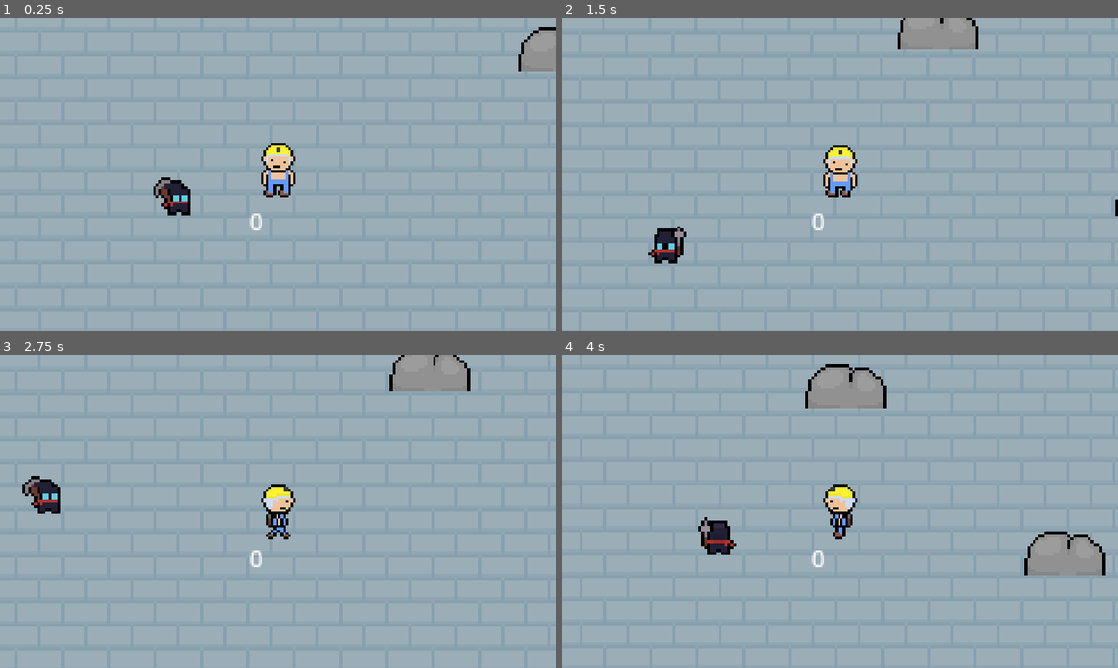
Above: before the commit, frames 1-4 (two rows, left to right).
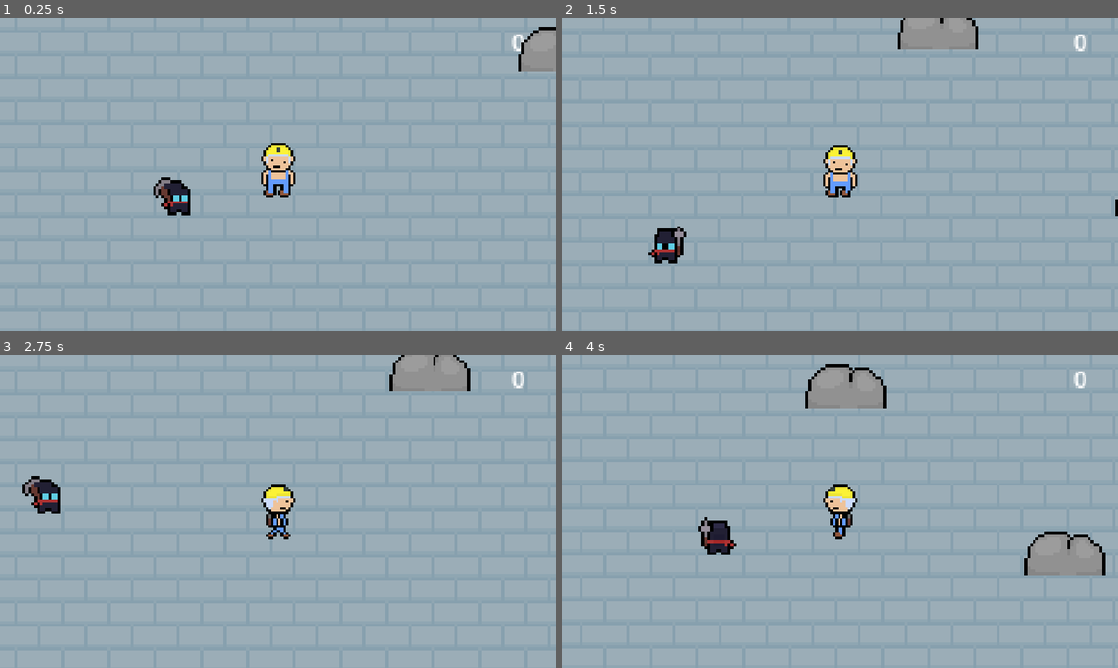
Above: after the commit, the same moments.

Repository: needaschoolproxy/Test-game
Game: Godot game, scene res://scenes/mainscene.tscn
Two runs of this game, one before a commit and one after it. Both use one fixed random seed, a clock stepped at 60 frames per second and the inputs below.
Inputs (mouse positions are in pixels of both pictures, inside the frame that each line leads up to):
- Up to frame 1 (0.25 s): no input
- Up to frame 2 (1.5 s): move the mouse to (962, 158) at 0.52 s; hold D (right) 0.53-1.28 s; click (962, 158) at 0.6 s; move the mouse to (728, 190) at 1.27 s; hold S (down) from 1.28 s (still down); click (728, 190) at 1.35 s
- Up to frame 3 (2.75 s): move the mouse to (333, 442) at 2.02 s; release S (down) at 2.03 s; hold D (right) from 2.03 s (still down); click (333, 442) at 2.1 s
- Up to frame 4 (4 s): move the mouse to (812, 574) at 2.77 s; release D (right) at 2.78 s; hold W (up) 2.78-3.53 s; click (812, 574) at 2.85 s; move the mouse to (1006, 558) at 3.52 s; hold A (left) from 3.53 s (still down); click (1006, 558) at 3.6 s

The runs differ from the first frame. In frame 1, 0.1% of the frame differs, in the area x 44-95%, y 5-68%; in frame 2, 0.2%; in frame 3, 0.2%; in frame 4, 0.2%.

Commit message:
PICKUPS FIANLLY

Diff:
--- a/pickup.gd
+++ b/pickup.gd
@@ -17,7 +17,7 @@
 	if dir.length() < 200:
 		global_position += dir.normalized() * magnet_speed * delta
 
-func _on_body_entered(body):
+func _on_body_entered(body: Node):
 	if body.is_in_group("player"):
 		body.pickup_count += amount
 		body._update_ui()
--- a/scenes/maincharacter.tscn
+++ b/scenes/maincharacter.tscn
@@ -358,10 +358,10 @@
 
 [node name="PickupLabel" type="Label" parent="UI"]
 layout_mode = 0
-offset_left = -20.0
-offset_top = 21.0
-offset_right = 20.0
-offset_bottom = 44.0
+offset_left = 161.0
+offset_top = -103.0
+offset_right = 201.0
+offset_bottom = -80.0
 
 [connection signal="body_entered" from="Area2D" to="." method="_on_area_2d_body_entered"]
 [connection signal="timeout" from="SwingTimer" to="." method="_on_swing_timer_timeout"]
--- a/scenes/pickup.tscn
+++ b/scenes/pickup.tscn
@@ -1,11 +1,14 @@
-[gd_scene load_steps=3 format=3 uid="uid://dtuau4xvhbpj4"]
+[gd_scene load_steps=4 format=3 uid="uid://dtuau4xvhbpj4"]
 
+[ext_resource type="Script" uid="uid://5b1e6f3a1r2d" path="res://pickup.gd" id="1_7cqbe"]
 [ext_resource type="Texture2D" uid="uid://bbilnbd3r604i" path="res://Sprites/Sprite-0009.png" id="1_s6scd"]
 
 [sub_resource type="CircleShape2D" id="CircleShape2D_u187m"]
-radius = 7.0
+radius = 7.28011
 
 [node name="Pickup" type="Area2D"]
+collision_layer = 2
+script = ExtResource("1_7cqbe")
 
 [node name="Sprite2D" type="Sprite2D" parent="."]
 texture = ExtResource("1_s6scd")
Not shown: 1 places in scenes/goober.tscn that only renumber resources
